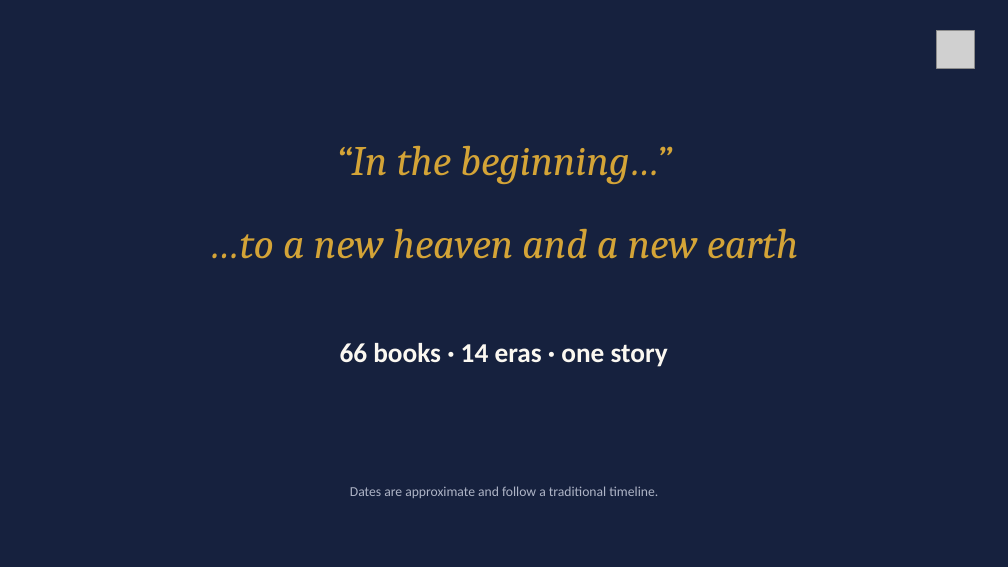
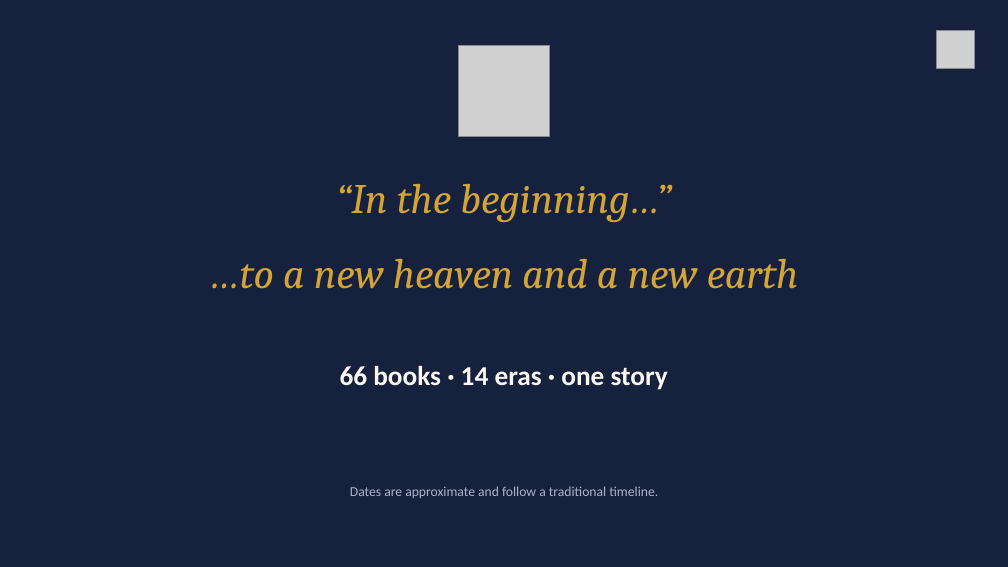
Before and after one commit to mejl/2026-, a slide deck: slide 17 of Bible-Timeline.pptx. Drawn at 1008x567 pixels with LibreOffice and Linux fonts; fonts in the diff are those of the drawing; grey boxes stand for pictures. Boxes give left, top, right and bottom in pixels: in the first picture for what was removed or moved away, otherwise in the second. Text is boxed around its words. In the diff, an @@ line names an element or a change of style, - is before the commit and + after.

```diff
--- a/Bible-Timeline.pptx
+++ b/Bible-Timeline.pptx
@@ picture added at (459,45,550,136) @@
@@ text "“In the beginning…”": place and size @@
-text "“In the beginning…”" at (336,145,672,184)
+text "“In the beginning…”" at (336,183,672,222)
@@ text "…to a new heaven and ...": place and size @@
-text "…to a new heaven and ..." at (210,228,799,259)
+text "…to a new heaven and ..." at (210,258,799,289)
@@ text "66 books · 14 eras ...": place and size @@
-text "66 books · 14 eras ..." at (340,343,668,367)
+text "66 books · 14 eras ..." at (340,366,668,390)
```
Also in this commit, not shown: 16 other slides changed.
